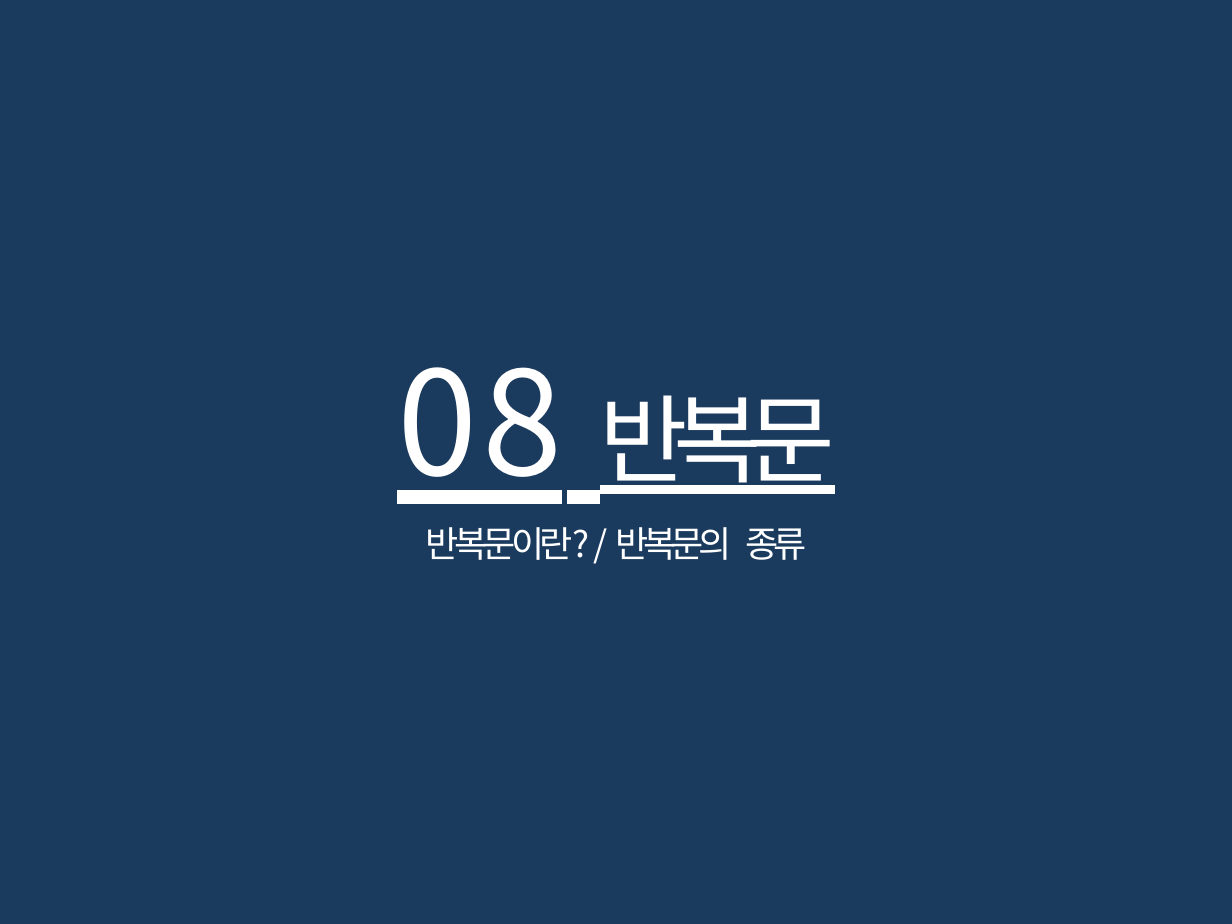
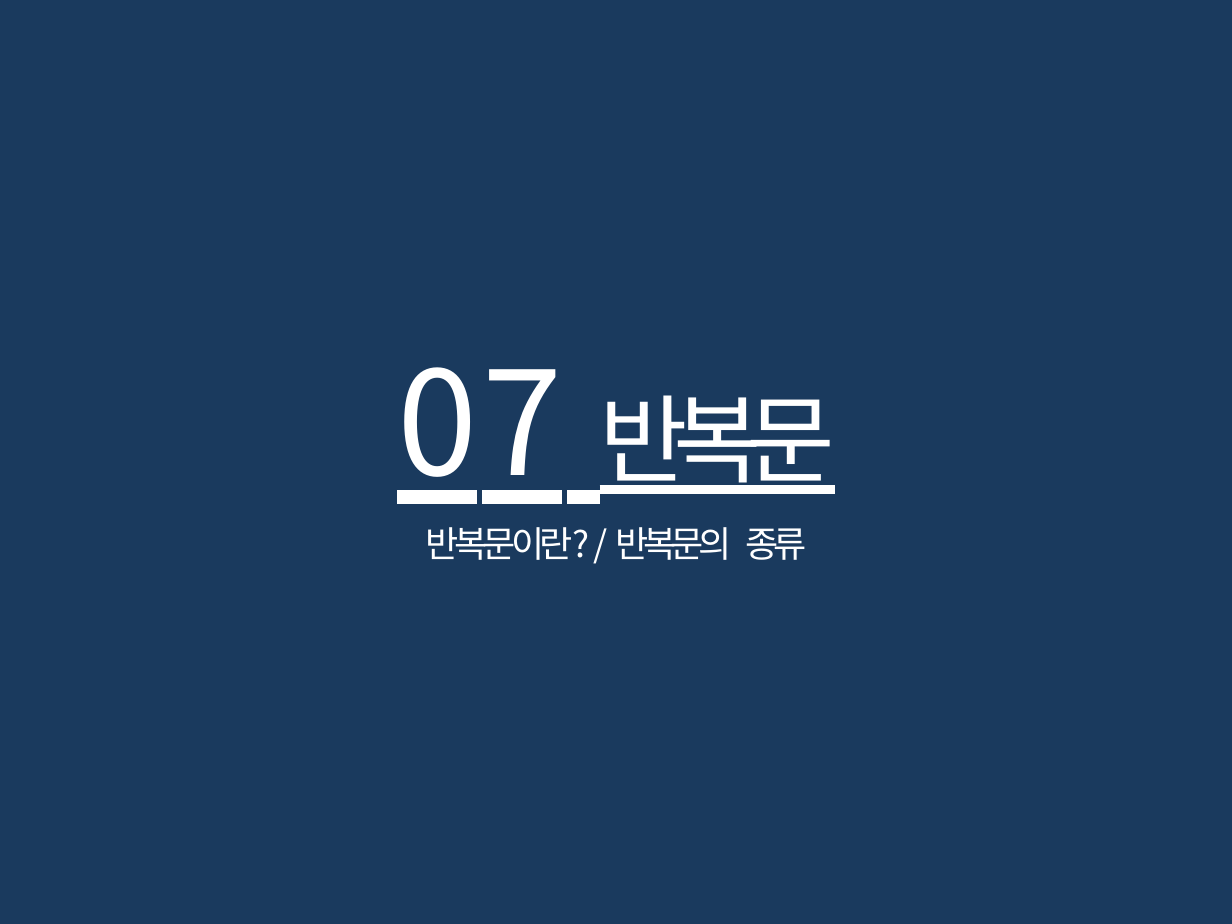
Before and after one commit to hanyang-software-volunteerer/2017-09-software-volunteerer, a slide deck: slide 61 of ppt-for-edit/2017소프트웨어봉사단_0404 (1).pptx (slide 85 before the commit). Drawn at 1232x924 pixels with LibreOffice and Linux fonts; fonts in the diff are those of the drawing. Boxes give left, top, right and bottom in pixels: in the first picture for what was removed or moved away, otherwise in the second. Text is boxed around its words. In the diff, an @@ line names an element or a change of style, - is before the commit and + after.

```diff
--- a/ppt-for-edit/2017소프트웨어봉사단_0404 (1).pptx
+++ b/ppt-for-edit/2017소프트웨어봉사단_0404 (1).pptx
@@ title at [397, 367, 835, 504]: text changed @@
-08 반복문
+07 반복문
```
Also in this commit, not shown: 49 other slides changed, 2 slides added, 5 slides removed, 2 other files.
